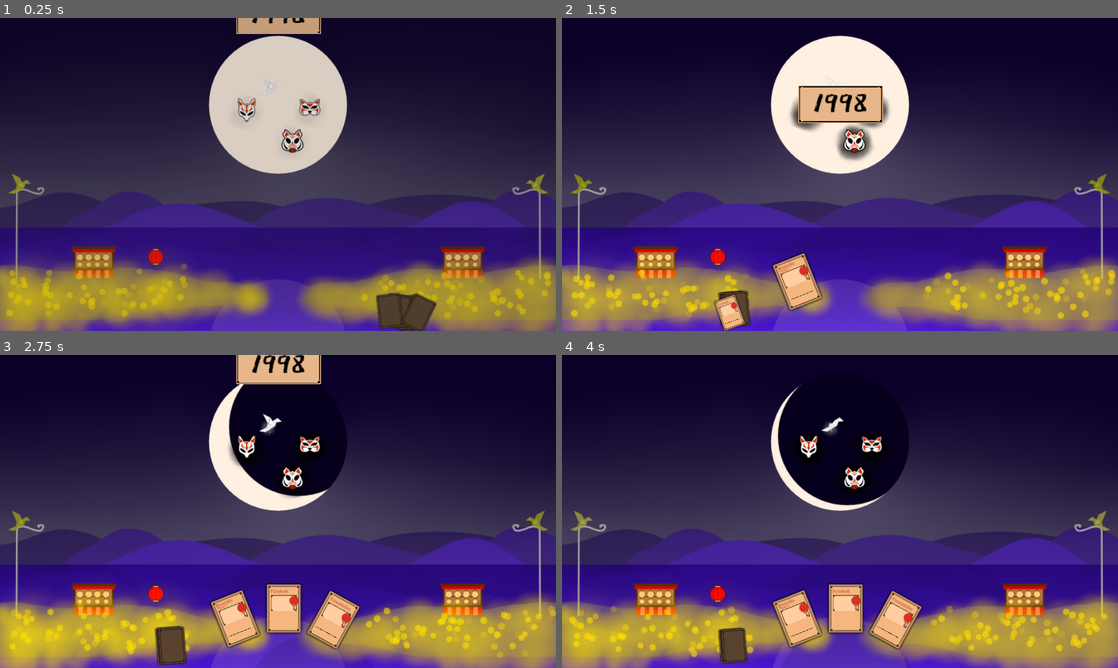
Above: before the commit, frames 1-4 (two rows, left to right).
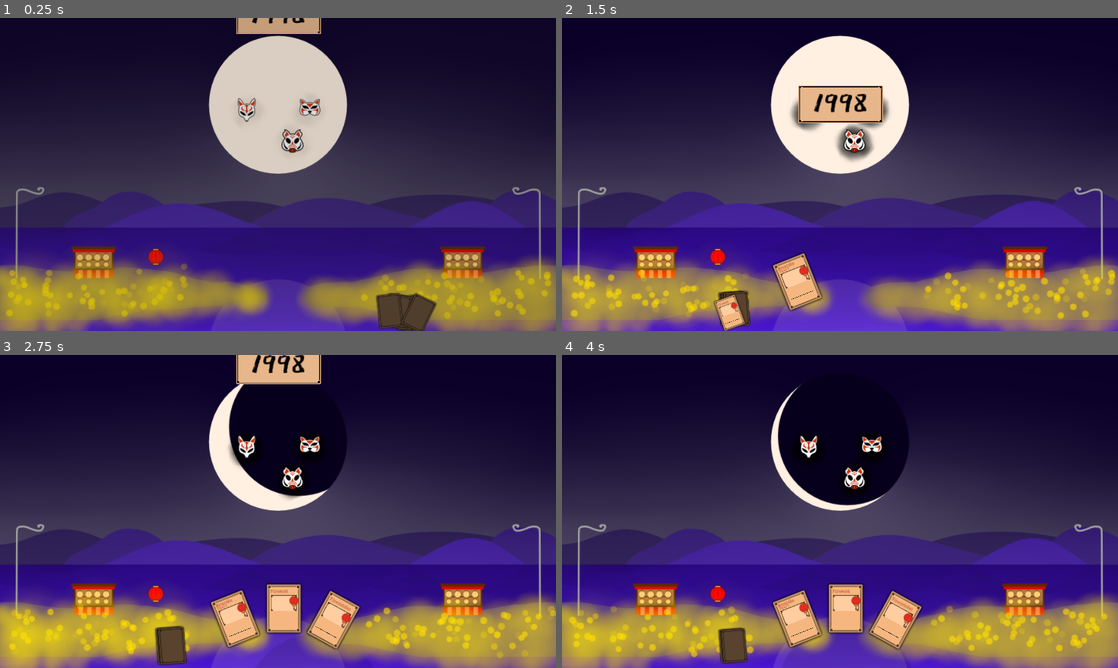
Above: after the commit, the same moments.

Repository: CiaranWoodward/LD52
Game: Godot game, scene res://Level/Level.tscn
Same seed, same stepped clock (60 frames per second), same inputs: the game is played once before the commit and once after it.
Inputs (mouse positions are in pixels of both pictures, inside the frame that each line leads up to):
- Up to frame 1 (0.25 s): no input
- Up to frame 2 (1.5 s): drag from (979, 312) to (895, 105) at 0.52 s; drag from (728, 309) to (812, 237) at 1.27 s
- Up to frame 3 (2.75 s): move the mouse to (172, 646) at 2.02 s; tap Down (scroll_down) at 2.1 s; click (172, 646) at 2.17 s
- Up to frame 4 (4 s): drag from (734, 646) to (845, 608) at 2.77 s; drag from (795, 617) to (867, 511) at 3.52 s

The runs differ from the first frame. In frame 1, 0.2% of the frame differs, in the area x 1-99%, y 20-57%; in frame 2, 0.3%; in frame 3, 0.3%, in the area x 1-99%, y 18-57%; in frame 4, 0.3%.

Commit message:
Implement mooncrane card playing

Diff:
--- /dev/null
+++ b/Abilities/CraneOverlay.gd
@@ -0,0 +1,70 @@
+extends Node2D
+
+var mooncrane_scene = preload("res://Abilities/MoonCrane.tscn")
+
+onready var initial_modulation = modulate
+
+var mooncrane_active = false
+
+# Called when the node enters the scene tree for the first time.
+func _ready() -> void:
+	add_to_group("mooncrane_overlays")
+	visible = false
+	Global.connect("change_selected_card", self, "_selected_card_changed")
+
+# Called every frame. 'delta' is the elapsed time since the previous frame.
+func _process(delta: float) -> void:
+	if !mooncrane_active:
+		return
+	show_closest_mooncrane()
+
+func _unhandled_input(event):
+	if !mooncrane_active || !visible:
+		return
+	if event is InputEventMouseButton:
+		if !event.pressed and event.button_index == BUTTON_LEFT && is_mooncrane_selected():
+			var best_target = get_best_target()
+			if !is_instance_valid(best_target):
+				return
+			#Take flight, my sweet mooncrane
+			var new_mooncrane = mooncrane_scene.instance()
+			get_parent().add_child(new_mooncrane)
+			new_mooncrane.global_position = global_position
+			new_mooncrane.target = best_target
+			Global.selected_card.discard()
+
+func get_best_target():
+	var best_target = null
+	var best_priority = -999
+	var targets = get_tree().get_nodes_in_group("mooncrane_targets")
+	for target in targets:
+		if target.is_under_mouse():
+			if target.mooncrane_priority > best_priority:
+				best_priority = target.mooncrane_priority
+				best_target = target
+	return best_target
+
+func show_closest_mooncrane():
+	var mooncranes = get_tree().get_nodes_in_group("mooncrane_overlays")
+	if mooncranes[0] != self:
+		return
+	var closest = self
+	var min_dist = distance_to_mouse()
+	for mc in mooncranes:
+		var dist = mc.distance_to_mouse()
+		if dist < min_dist:
+			min_dist = dist
+			closest = mc
+		mc.visible = false
+	closest.visible = true
+
+func distance_to_mouse():
+	return get_viewport().get_mouse_position().distance_to(global_position)
+
+func _selected_card_changed(_old, new):
+	mooncrane_active = is_mooncrane_selected()
+	if !mooncrane_active:
+		visible = false
+
+func is_mooncrane_selected() -> bool:
+	return is_instance_valid(Global.selected_card) && Global.selected_card.card_type() == Global.CardType.CRANE
--- a/Abilities/CraneOverlay.tscn
+++ b/Abilities/CraneOverlay.tscn
@@ -1,14 +1,16 @@
-[gd_scene load_steps=5 format=2]
+[gd_scene load_steps=6 format=2]
 
 [ext_resource path="res://Graphics/Abilities/body0000.png" type="Texture" id=1]
 [ext_resource path="res://Graphics/Abilities/wingtip0000.png" type="Texture" id=2]
 [ext_resource path="res://Graphics/Abilities/wingmid0000.png" type="Texture" id=3]
 [ext_resource path="res://Utils/GlowParent.tscn" type="PackedScene" id=4]
+[ext_resource path="res://Abilities/CraneOverlay.gd" type="Script" id=5]
 
 [node name="CraneOverlay" type="Node2D"]
 modulate = Color( 0.788235, 0.788235, 0.788235, 0.780392 )
 rotation = -1.24501
 z_index = 1
+script = ExtResource( 5 )
 
 [node name="Body" type="Sprite" parent="."]
 texture = ExtResource( 1 )
@@ -27,3 +29,9 @@
 scale = Vector2( 0.08, 0.08 )
 period = 0.3
 color = Color( 0.815686, 0.815686, 0.0901961, 1 )
+
+[node name="TargetGlow" parent="." instance=ExtResource( 4 )]
+scale = Vector2( 0.08, 0.08 )
+period = 0.3
+color = Color( 0.952941, 0.952941, 0.447059, 1 )
+active = false
--- /dev/null
+++ b/Abilities/Firecracker.gd
@@ -0,0 +1,12 @@
+extends Node2D
+
+var playspeed = 0.25
+
+# Called when the node enters the scene tree for the first time.
+func _ready() -> void:
+	$Crackle.play("Crackle", -1, playspeed)
+
+
+func _on_Crackle_animation_finished(anim_name: String) -> void:
+	print("Free Firecracker")
+	queue_free()
--- a/Abilities/Firecracker.tscn
+++ b/Abilities/Firecracker.tscn
@@ -6,6 +6,7 @@
 [ext_resource path="res://Graphics/Abilities/boompart0000.png" type="Texture" id=4]
 [ext_resource path="res://Graphics/Abilities/soundpart0000.png" type="Texture" id=5]
 [ext_resource path="res://Sounds/LongCrackle.wav" type="AudioStream" id=6]
+[ext_resource path="res://Abilities/Firecracker.gd" type="Script" id=7]
 
 [sub_resource type="Gradient" id=3]
 offsets = PoolRealArray( -1.13166e+23, 0, 0.139665, 0.826816, 1 )
@@ -261,9 +262,10 @@
 
 [node name="Firecracker" type="Node2D"]
 modulate = Color( 1, 1, 1, 0 )
+script = ExtResource( 7 )
 
 [node name="Full" type="CPUParticles2D" parent="."]
-position = Vector2( 585, -251 )
+position = Vector2( 575, 54 )
 z_index = 100
 z_as_relative = false
 emitting = false
@@ -282,7 +284,7 @@
 hue_variation_random = 0.3
 
 [node name="Half" type="CPUParticles2D" parent="."]
-position = Vector2( 585, -251 )
+position = Vector2( 575, 54 )
 z_index = 100
 emitting = false
 local_coords = false
@@ -321,8 +323,6 @@
 texture = ExtResource( 2 )
 
 [node name="Bone1" type="Bone2D" parent="Skeleton2D/BoneTop"]
-visible = false
-modulate = Color( 1, 1, 1, 0 )
 position = Vector2( 120, 0 )
 rest = Transform2D( 1, 0, 0, 1, 120, 0 )
 default_length = 20.0
@@ -375,8 +375,6 @@
 color_ramp = SubResource( 2 )
 
 [node name="Bone2" type="Bone2D" parent="Skeleton2D/BoneTop/Bone1"]
-visible = false
-modulate = Color( 1, 1, 1, 0 )
 position = Vector2( 100, 0 )
 rest = Transform2D( 1, 0, 0, 1, 100, 0 )
 default_length = 20.0
@@ -429,8 +427,6 @@
 color_ramp = SubResource( 2 )
 
 [node name="Bone3" type="Bone2D" parent="Skeleton2D/BoneTop/Bone1/Bone2"]
-visible = false
-modulate = Color( 1, 1, 1, 0 )
 position = Vector2( 100, 0 )
 rest = Transform2D( 1, 0, 0, 1, 100, 0 )
 default_length = 20.0
@@ -551,4 +547,7 @@
 
 [node name="SoundCrackle" type="AudioStreamPlayer2D" parent="."]
 stream = ExtResource( 6 )
+volume_db = 1.074
 bus = "Explosions"
+
+[connection signal="animation_finished" from="Crackle" to="." method="_on_Crackle_animation_finished"]
--- a/Abilities/MoonCrane.gd
+++ b/Abilities/MoonCrane.gd
@@ -1,17 +1,48 @@
 extends Node2D
 
-
-# Declare member variables here. Examples:
-# var a = 2
-# var b = "text"
-
+export var speed = 140.0
+var target = null
+var exploded = false
 
 # Called when the node enters the scene tree for the first time.
 func _ready():
-	pass # Replace with function body.
+	add_to_group("mooncranes")
 
+func _process(delta: float) -> void:
+	if is_instance_valid(target):
+		var target_pos = target.target_position()
+		var distance_covered = delta * speed
+		var distance_left = global_position.distance_to(target_pos)
+		var direction = global_position.direction_to(target_pos)
+		if distance_left <= (distance_covered + target.mooncrane_hit_range):
+			explode()
+		global_position += direction * distance_covered
+	else:
+		target = find_new_target()
 
 func play_random_flap():
 	var flaps = [$Flap1, $Flap2, $Flap3, $Flap4]
 	flaps.shuffle()
 	flaps[0].play()
+
+func find_new_target():
+	var best_target = null
+	var best_distance = INF
+	var targets = get_tree().get_nodes_in_group("mooncrane_targets")
+	for target in targets:
+		var dist = global_position.distance_to(target.target_position())
+		if dist < best_distance:
+			best_distance = dist
+			best_target = target
+	return best_target
+
+func explode():
+	if exploded:
+		return
+	exploded = true
+	$Flap.play("Die")
+
+func _on_Flap_animation_finished(anim_name: String) -> void:
+	if anim_name == "Die":
+		print("Mooncrane Freed")
+		queue_free()
--- a/Abilities/MoonCrane.tscn
+++ b/Abilities/MoonCrane.tscn
@@ -16,6 +16,22 @@
 
 [sub_resource type="Curve" id=4]
 _data = [ Vector2( 0, 0 ), 0.0, 0.0, 0, 0, Vector2( 0.490099, 1 ), 0.0, 0.0, 0, 0, Vector2( 1, 0 ), 0.0, 0.0, 0, 0 ]
+
+[sub_resource type="Animation" id=5]
+resource_name = "Die"
+length = 0.3
+tracks/0/type = "value"
+tracks/0/path = NodePath("Crane:modulate")
+tracks/0/interp = 1
+tracks/0/loop_wrap = true
+tracks/0/imported = false
+tracks/0/enabled = true
+tracks/0/keys = {
+"times": PoolRealArray( 0, 0.3 ),
+"transitions": PoolRealArray( 1, 2.54912 ),
+"update": 0,
+"values": [ Color( 1, 1, 1, 1 ), Color( 1, 1, 1, 0 ) ]
+}
 
 [sub_resource type="Animation" id=1]
 resource_name = "Flap"
@@ -134,6 +150,18 @@
 "transitions": PoolRealArray( 1 ),
 "update": 0,
 "values": [ false ]
+}
+tracks/4/type = "value"
+tracks/4/path = NodePath("Crane:modulate")
+tracks/4/interp = 1
+tracks/4/loop_wrap = true
+tracks/4/imported = false
+tracks/4/enabled = true
+tracks/4/keys = {
+"times": PoolRealArray( 0 ),
+"transitions": PoolRealArray( 1 ),
+"update": 0,
+"values": [ Color( 1, 1, 1, 1 ) ]
 }
 
 [node name="MoonCrane" type="Node2D"]
@@ -192,6 +220,7 @@
 
 [node name="Flap" type="AnimationPlayer" parent="."]
 autoplay = "Flap"
+anims/Die = SubResource( 5 )
 anims/Flap = SubResource( 1 )
 anims/RESET = SubResource( 2 )
 
@@ -214,3 +243,5 @@
 stream = ExtResource( 9 )
 volume_db = -8.739
 bus = "Quiet Things"
+
+[connection signal="animation_finished" from="Flap" to="." method="_on_Flap_animation_finished"]
--- a/Level/Level.tscn
+++ b/Level/Level.tscn
@@ -16,7 +16,6 @@
 [ext_resource path="res://Graphics/Background/right30000.png" type="Texture" id=14]
 [ext_resource path="res://Graphics/Background/pole0000.png" type="Texture" id=15]
 [ext_resource path="res://Abilities/FirecrackerOverlay.tscn" type="PackedScene" id=16]
-[ext_resource path="res://Abilities/MoonCrane.tscn" type="PackedScene" id=17]
 [ext_resource path="res://Abilities/CraneOverlay.tscn" type="PackedScene" id=18]
 [ext_resource path="res://Enemies/Cat.tscn" type="PackedScene" id=19]
 [ext_resource path="res://Enemies/Fox.tscn" type="PackedScene" id=20]
@@ -26,7 +25,7 @@
 [ext_resource path="res://Abilities/LanternOverlay.tscn" type="PackedScene" id=24]
 [ext_resource path="res://Abilities/FireworkOverlay.tscn" type="PackedScene" id=25]
 [ext_resource path="res://Graphics/EastSeaDokdo-Regular.ttf" type="DynamicFontData" id=26]
-[ext_resource path="res://Utils/GlowParent.tscn" type="PackedScene" id=27]
+[ext_resource path="res://Level/Moon.tscn" type="PackedScene" id=27]
 
 [sub_resource type="Gradient" id=1]
 offsets = PoolRealArray( 6.60012e-43, 0.150838, 0.659218, 1 )
@@ -469,15 +468,7 @@
 position = Vector2( 410, 779 )
 texture = ExtResource( 4 )
 
-[node name="Moon" type="Sprite" parent="Background/Landscape"]
-show_behind_parent = true
-texture = ExtResource( 2 )
-
-[node name="MoonGlow" parent="Background/Landscape/Moon" groups=["moon_crane_target"] instance=ExtResource( 27 )]
-scale = Vector2( 0.08, 0.08 )
-period = 0.3
-color = Color( 0.952941, 0.952941, 0.447059, 1 )
-active = false
+[node name="Moon" parent="Background/Landscape" instance=ExtResource( 27 )]
 
 [node name="Portal" type="Sprite" parent="Background/Landscape"]
 show_behind_parent = true
@@ -520,18 +511,16 @@
 [node name="Hang" type="Position2D" parent="Background/Landscape/Land/Poles/Right"]
 position = Vector2( 46, -134 )
 rotation = 3.14159
-scale = Vector2( -1, -1 )
+scale = Vector2( -0.5, -0.5 )
 
 [node name="FirecrackerOverlay" parent="Background/Landscape/Land/Poles/Right/Hang" instance=ExtResource( 16 )]
-scale = Vector2( 0.5, 0.5 )
 
 [node name="Perch" type="Position2D" parent="Background/Landscape/Land/Poles/Right"]
 position = Vector2( -28, -167 )
 rotation = 3.14159
-scale = Vector2( -1, -1 )
+scale = Vector2( -0.5, -0.5 )
 
 [node name="CraneOverlay" parent="Background/Landscape/Land/Poles/Right/Perch" instance=ExtResource( 18 )]
-scale = Vector2( 0.5, 0.5 )
 
 [node name="Stall" parent="Background/Landscape/Land" instance=ExtResource( 6 )]
 position = Vector2( -636, 342 )
@@ -637,10 +626,6 @@
 anims/PortalClose = SubResource( 8 )
 anims/RESET = SubResource( 9 )
 
-[node name="MoonCrane" parent="." instance=ExtResource( 17 )]
-position = Vector2( 927, 235 )
-scale = Vector2( 0.5, 0.5 )
-
 [node name="Fox" parent="." instance=ExtResource( 20 )]
 position = Vector2( 852, 324 )
 scale = Vector2( 0.25, 0.25 )
@@ -667,9 +652,9 @@
 self_modulate = Color( 0.905882, 0.713726, 0.541176, 1 )
 anchor_left = 0.5
 anchor_right = 0.5
-margin_left = 810.0
+margin_left = -150.0
 margin_top = 236.0
-margin_right = 1110.0
+margin_right = 150.0
 margin_bottom = 373.0
 grow_horizontal = 2
 grow_vertical = 2
--- /dev/null
+++ b/Level/Moon.gd
@@ -0,0 +1,31 @@
+extends Sprite
+
+export var mooncrane_priority = 1
+export var mooncrane_hit_range = 170.0
+
+var _mouse_over = false
+
+# Called when the node enters the scene tree for the first time.
+func _ready() -> void:
+	Global.connect("change_selected_card", self, "_selected_card_changed")
+	$MooncraneTarget.connect("mouse_entered", self, "_mouseentered")
+	$MooncraneTarget.connect("mouse_exited", self, "_mouseexited")
+	is_mooncrane_selected()
+
+func is_under_mouse() -> bool:
+	return _mouse_over
+
+func target_position():
+	return $MooncraneTarget.global_position
+
+func _mouseentered():
+	_mouse_over = true
+
+func _mouseexited():
+	_mouse_over = false
+
+func _selected_card_changed(_old, new):
+	$TargetGlow.active = is_mooncrane_selected()
+
+func is_mooncrane_selected() -> bool:
+	return is_instance_valid(Global.selected_card) && Global.selected_card.card_type() == Global.CardType.CRANE
--- /dev/null
+++ b/Level/Moon.tscn
@@ -0,0 +1,25 @@
+[gd_scene load_steps=5 format=2]
+
+[ext_resource path="res://Graphics/Background/moon0000.png" type="Texture" id=1]
+[ext_resource path="res://Level/Moon.gd" type="Script" id=2]
+[ext_resource path="res://Utils/GlowParent.tscn" type="PackedScene" id=3]
+
+[sub_resource type="CircleShape2D" id=1]
+radius = 250.002
+
+[node name="Moon" type="Sprite" groups=["mooncrane_targets"]]
+show_behind_parent = true
+texture = ExtResource( 1 )
+script = ExtResource( 2 )
+
+[node name="MooncraneTarget" type="Area2D" parent="."]
+position = Vector2( 0, -241 )
+
+[node name="CollisionShape2D" type="CollisionShape2D" parent="MooncraneTarget"]
+shape = SubResource( 1 )
+
+[node name="TargetGlow" parent="." instance=ExtResource( 3 )]
+scale = Vector2( 0.08, 0.08 )
+period = 0.3
+color = Color( 0.952941, 0.952941, 0.447059, 1 )
+active = false
--- a/Shop/Shop.tscn
+++ b/Shop/Shop.tscn
@@ -9,6 +9,7 @@
 [ext_resource path="res://Shop/Shop.gd" type="Script" id=7]
 [ext_resource path="res://Shop/NextLevel.tscn" type="PackedScene" id=8]
 [ext_resource path="res://Shop/CardSelect.tscn" type="PackedScene" id=9]
+[ext_resource path="res://Music/Shop Song.ogg" type="AudioStream" id=10]
 
 [node name="Shop" type="Control"]
 anchor_right = 1.0
@@ -166,4 +167,8 @@
 margin_left = -208.0
 margin_top = -118.0
 
+[node name="ShopMusic" type="AudioStreamPlayer" parent="."]
+stream = ExtResource( 10 )
+autoplay = true
+
 [connection signal="pressed" from="NextLevel" to="." method="_on_NextLevel_pressed"]
Not shown: 1 places in Abilities/Firecracker.tscn that only renumber resources
Not shown: 1 places in Abilities/MoonCrane.tscn that only renumber resources
Not shown: 2 places in Level/Level.tscn that only renumber resources
Not shown: 1 places in Shop/Shop.tscn that only renumber resources
Not shown, changed: Sounds/LongCrackle.wav.import
